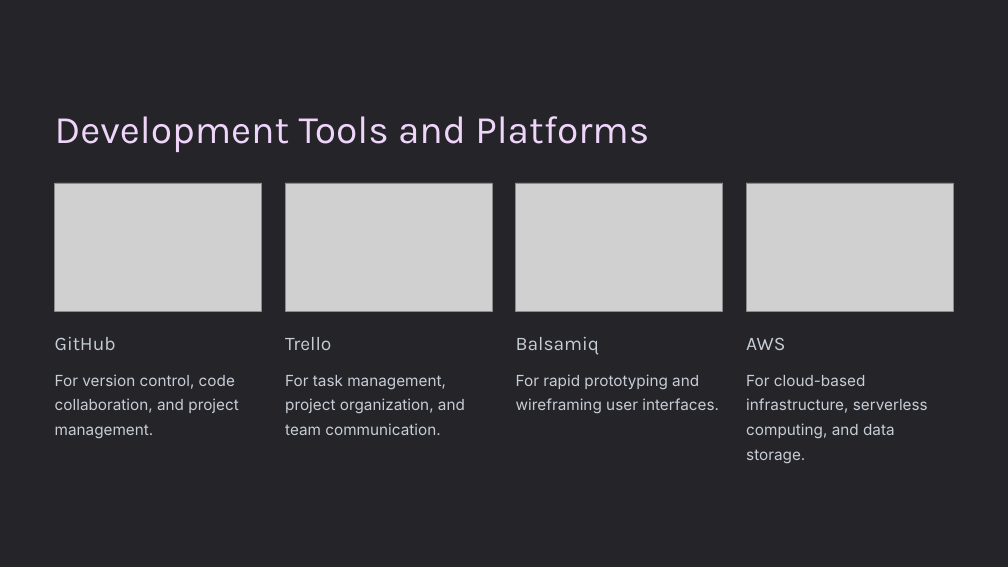
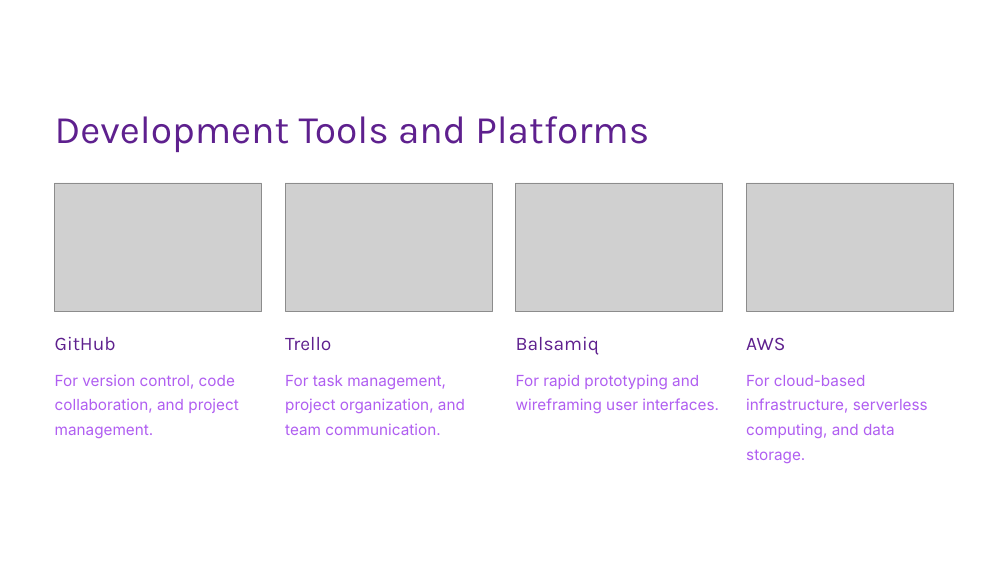
Before and after one commit to Zughayyar/JavaProject-Certificate-Manager, a slide deck: slide 8 of Presentation/Certificate-Manager-Project.pptx. Drawn at 1008x567 pixels with LibreOffice and Linux fonts; fonts in the diff are those of the drawing; grey boxes stand for pictures; background and template pictures are left out. Boxes give left, top, right and bottom in pixels: in the first picture for what was removed or moved away, otherwise in the second. Text is boxed around its words. In the diff, an @@ line names an element or a change of style, - is before the commit and + after.

```diff
--- a/Presentation/Certificate-Manager-Project.pptx
+++ b/Presentation/Certificate-Manager-Project.pptx
@@ rectangle at [0,0,1008,567]: fill #242429 to #FFFFFF @@
@@ text "Development Tools and Platforms" at [55,116,649,152]: text colour #EFD5FA to #5E208E @@
@@ text colour #C7CDD6 to #5E208E in 4 elements at [55,337,116,351], [285,337,331,351], [516,337,600,355], [746,337,785,351] @@
@@ text colour #C7CDD6 to #B05EF1 in 4 elements at [55,374,238,439], [285,375,465,435], [516,374,719,413], [746,375,928,463] @@
@@ rectangle added at [874,519,1008,567], fill #FFFFFF, outline #FFFFFF 1 pt @@
```
Also in this commit, not shown: 5 other slides changed, 4 slides added, 4 slides removed, 1 other file.
